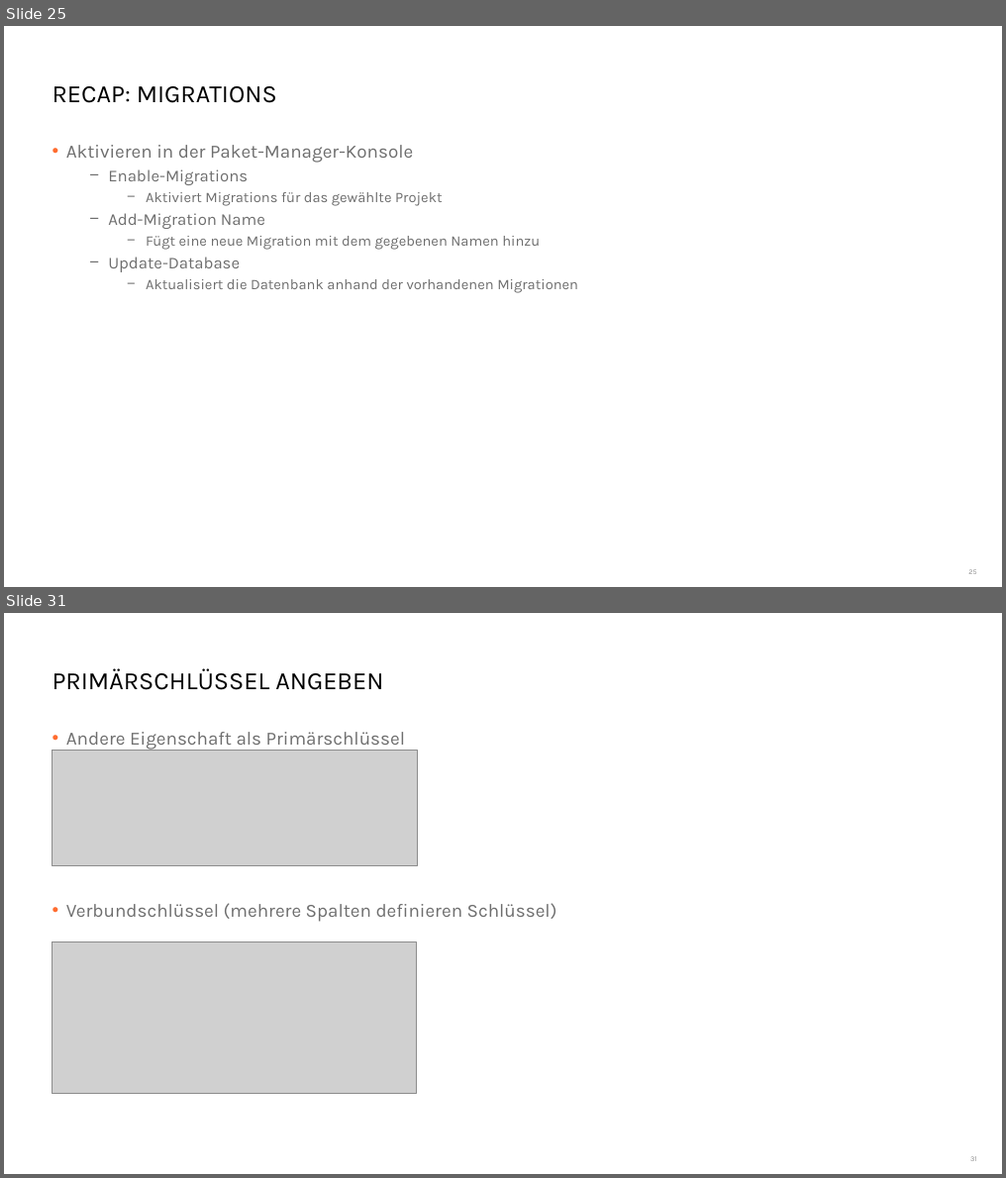
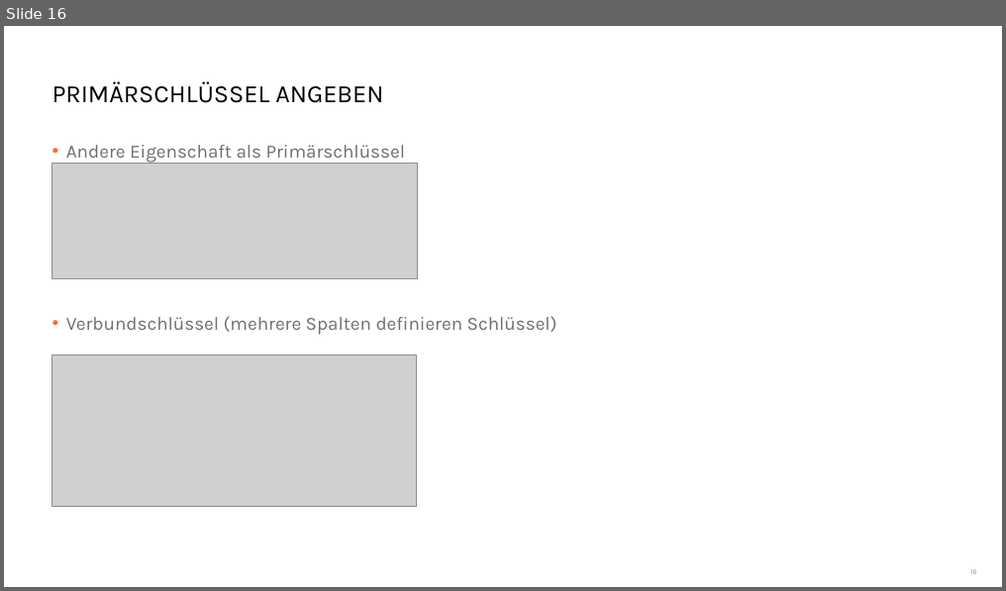
Before and after one commit to danielbeckmann/DotNETJumpStart, a slide deck: 03. Entity Framework/Entity Framework.pptx. Shown one above the other, each under a label of ours: slides 25 and 31 before the commit, slide 16 after it; the slides between them are not shown. The pictures are 1006x1178 and 1006x591 pixels, drawn with LibreOffice and Linux fonts; fonts in the diff are those of the drawing; grey boxes stand for pictures; background and template pictures are left out. Boxes give left, top, right and bottom in pixels: in the first picture for what was removed or moved away, otherwise in the second. Text is boxed around its words. In the diff, an @@ line names an element or a change of style, - is before the commit and + after.

```diff
--- a/03. Entity Framework/Entity Framework.pptx
+++ b/03. Entity Framework/Entity Framework.pptx
@@ slide 25 removed at bbox=[4, 26, 1002, 587], background #FFFFFF @@
@@ title removed at bbox=[53, 86, 277, 103] @@
-RECAP: MIGRATIONS
@@ text removed at bbox=[66, 145, 578, 293] @@
-• Aktivieren in der Paket-Manager-Konsole
-  − Enable-Migrations
-    − Aktiviert Migrations für das gewählte Projekt
-  − Add-Migration Name
-    − Fügt eine neue Migration mit dem gegebenen Namen hinzu
-  − Update-Database
-    − Aktualisiert die Datenbank anhand der vorhandenen Migrationen
@@ page number removed at bbox=[968, 570, 976, 574] @@
-25
@@ what was slide 31 is now slide 16 @@
```
Also in this commit, not shown: 6 slides changed, 15 other slides removed.
